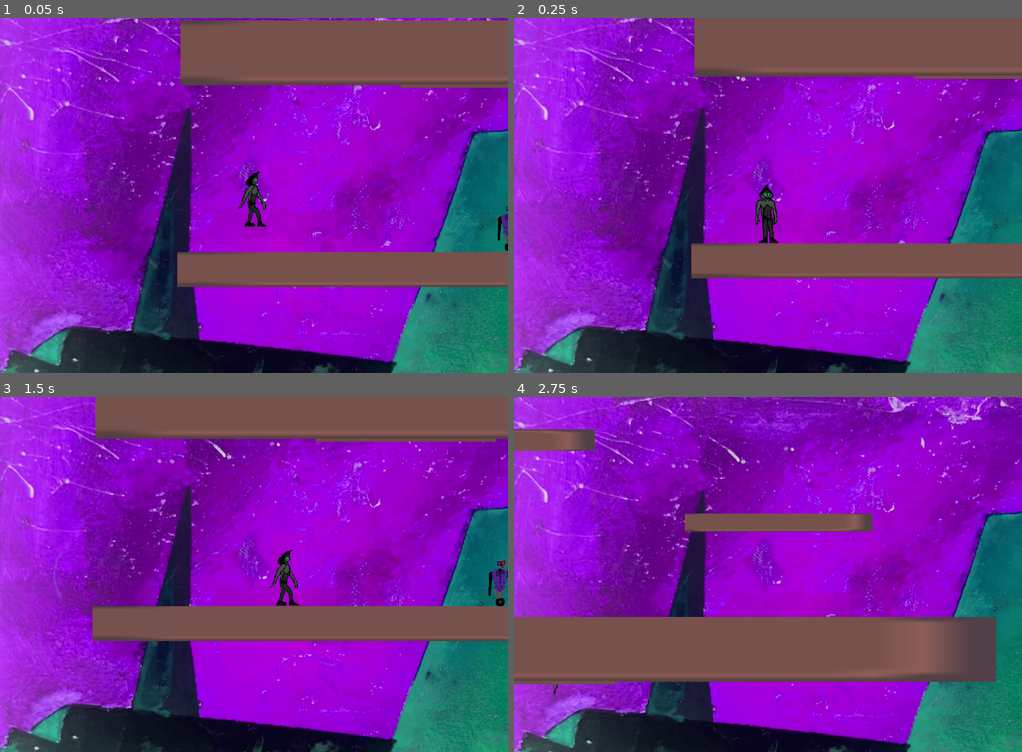
Above: before the commit, frames 1-4 (two rows, left to right).
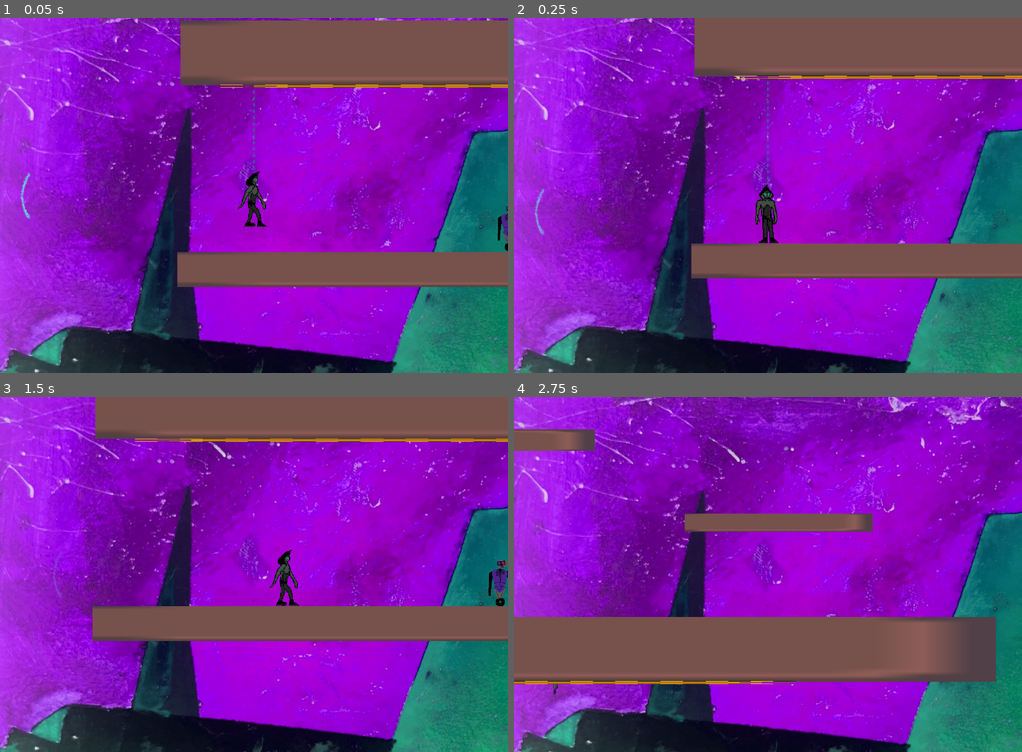
Above: after the commit, the same moments.

Repository: ParkHyun122/PlatformerGameJam2
Game: Godot game, scene res://test.tscn
Two runs of this game, one before a commit and one after it. Both use one fixed random seed, a clock stepped at 60 frames per second and the inputs below.
Inputs (mouse positions are in pixels of both pictures, inside the frame that each line leads up to):
- Up to frame 1 (0.05 s): no input
- Up to frame 2 (0.25 s): no input
- Up to frame 3 (1.5 s): move the mouse to (365, 556) at 0.52 s; hold S (crouch) 0.53-1.28 s; hold D (right) from 0.53 s (still down); tap W (jump) at 0.77 s; move the mouse to (152, 592) at 1.27 s; tap E (interact) at 1.35 s
- Up to frame 4 (2.75 s): tap W (jump) at 1.52 s; move the mouse to (818, 496) at 2.02 s; release D (right) at 2.03 s; hold A (left) from 2.03 s (still down); click (818, 496) at 2.1 s

The runs differ from the first frame. In frame 1, 0.6% of the frame differs, in the area x 4-100%, y 18-57%; in frame 2, 0.6%; in frame 3, 0.7%, in the area x 26-100%, y 11-13%; in frame 4, 0.5%.

Commit message:
push clingable

Diff:
--- a/Scenes/Platform/cling_platform.tscn
+++ b/Scenes/Platform/cling_platform.tscn
@@ -1,14 +1,16 @@
 [gd_scene format=3 uid="uid://t4fp7j4rie76"]
 
-[ext_resource type="Texture2D" uid="uid://dcroaeopakffs" path="res://Assets/z_placeholders (delete later)/tiles/placeholders/floor/floor_stair.png" id="1_12gf4"]
+[ext_resource type="Texture2D" uid="uid://5xwarm16hcr8" path="res://Assets/spritesheets/maps/clingable.png" id="1_12gf4"]
 
 [sub_resource type="RectangleShape2D" id="RectangleShape2D_c7wr2"]
-size = Vector2(16, 16)
+size = Vector2(48, 16)
 
 [node name="cling_platform" type="StaticBody2D" unique_id=2026071829 groups=["clingable"]]
+texture_filter = 1
 collision_mask = 6
 
 [node name="Sprite2D" type="Sprite2D" parent="." unique_id=694915615]
+position = Vector2(0, 8)
 texture = ExtResource("1_12gf4")
 
 [node name="CollisionShape2D" type="CollisionShape2D" parent="." unique_id=954287966]
Binary file added: Assets/spritesheets/maps/clingable.png
Not shown, added: Assets/spritesheets/maps/clingable.png.import
